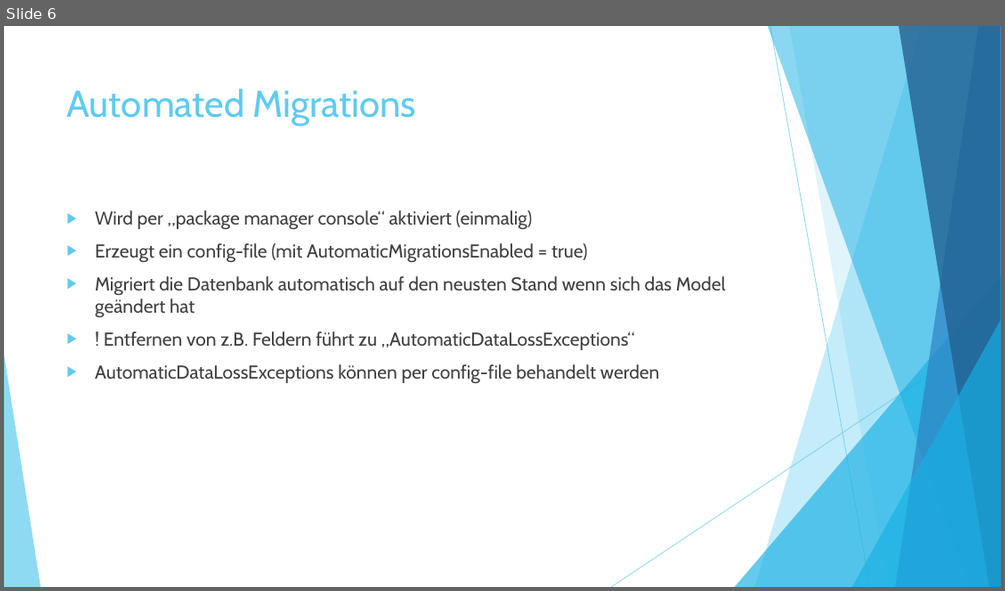
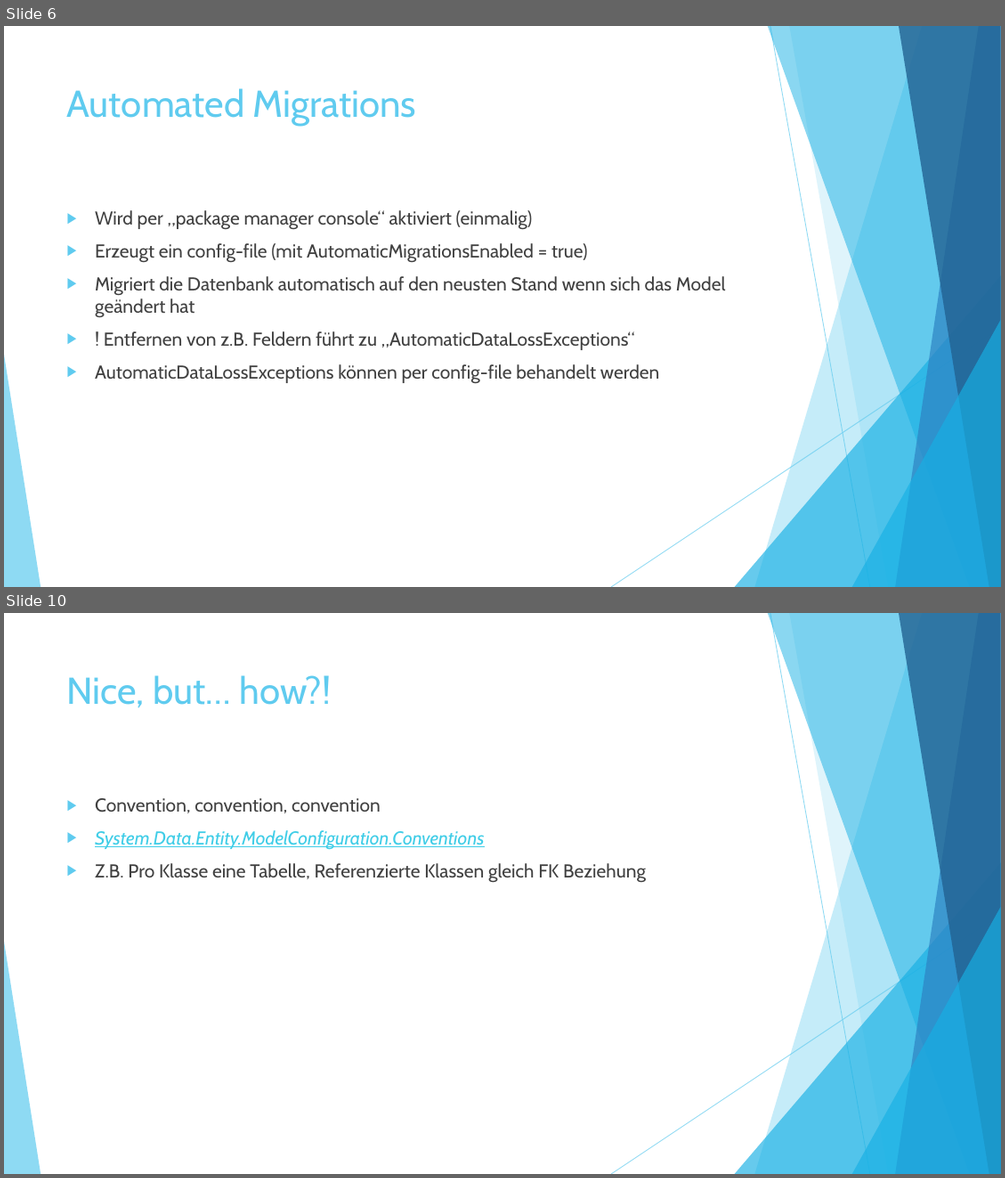
Before and after one commit to ChrisMuellersCode/EFMigrations, a slide deck: ppt/Entity Framework Migrations.pptx. Shown one above the other, each under a label of ours: slide 6 before the commit, slides 6 and 10 after it; the slides between them are not shown. The pictures are 1005x591 and 1005x1178 pixels, drawn with LibreOffice and Linux fonts; fonts in the diff are those of the drawing. Boxes give left, top, right and bottom in pixels: in the first picture for what was removed or moved away, otherwise in the second. Text is boxed around its words. In the diff, an @@ line names an element or a change of style, - is before the commit and + after.

```diff
--- a/ppt/Entity Framework Migrations.pptx
+++ b/ppt/Entity Framework Migrations.pptx
@@ slide 10 added at box(4, 613, 1001, 1174), background #FFFFFF; not listed: 10 template elements that a slide beside it also shows @@
@@ title added at box(67, 675, 332, 708), 36 pt, text #5FCBEF @@
+Nice, but… how?!
@@ text added at box(95, 798, 646, 883), 18 pt, text #404040 @@
+▶ Convention, convention, convention
+▶ System.Data.Entity.ModelConfiguration.Conventions
+▶ Z.B. Pro Klasse eine Tabelle, Referenzierte Klassen gleich FK Beziehung
```
Also in this commit, not shown: 1 slide changed, 15 other slides added, 2 slides removed.
